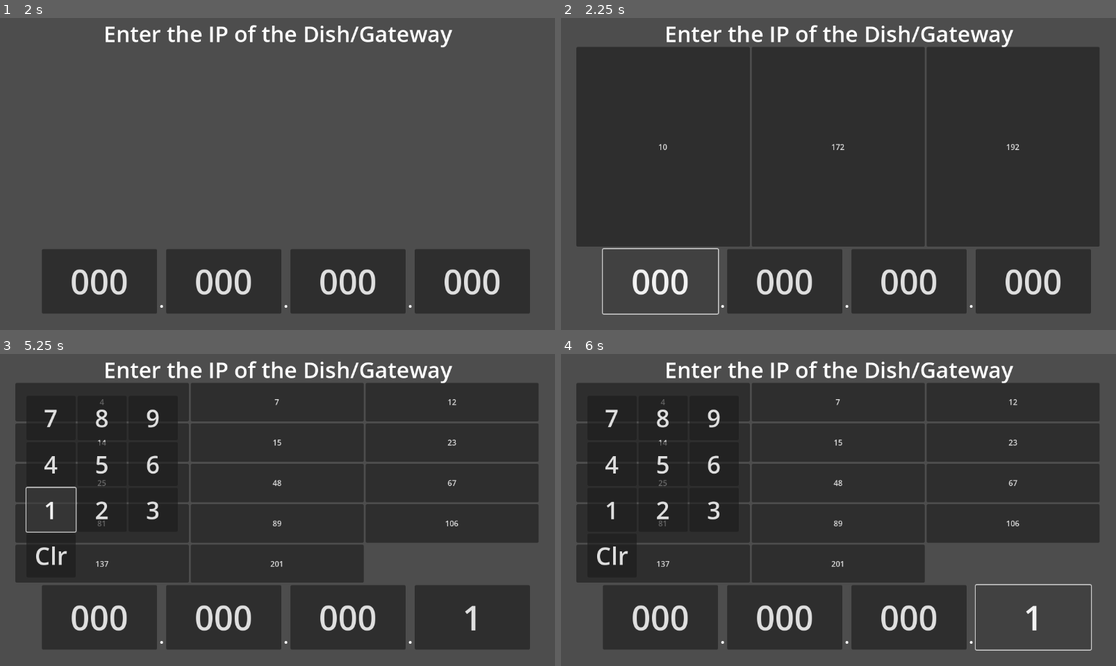
Above: before the commit, frames 1-4 (two rows, left to right).
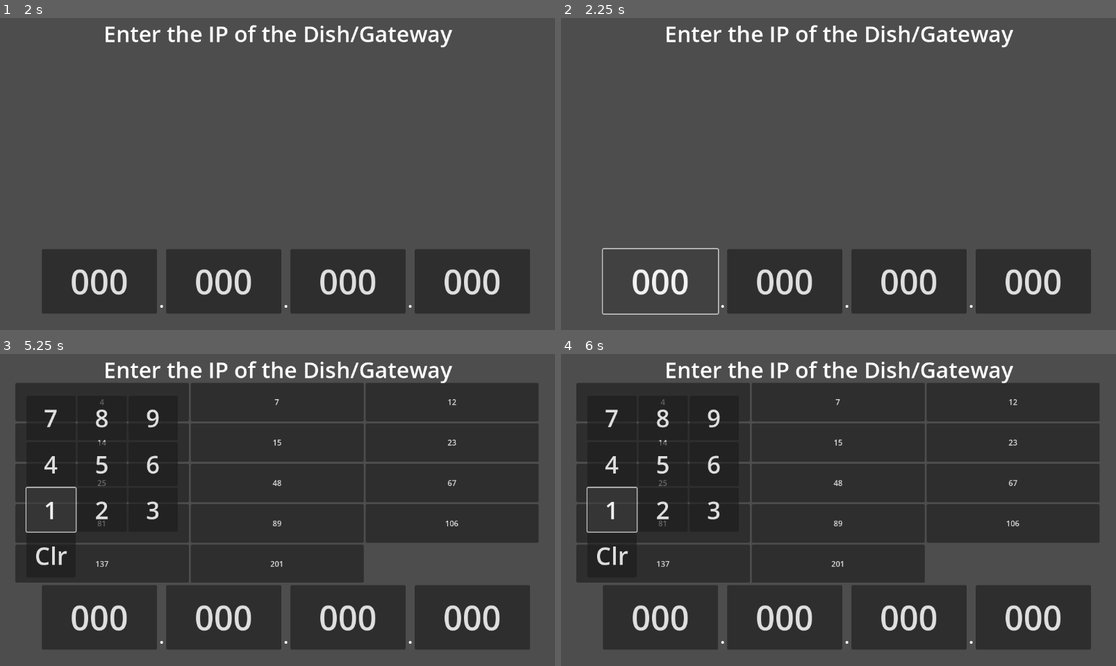
Above: after the commit, the same moments.

Repository: mwpaulsen86/GoDish
Game: Godot game, scene res://MainMenu.tscn
Same seed, same stepped clock (60 frames per second), same inputs: the game is played once before the commit and once after it.
Inputs:
- Up to frame 1 (2 s): click "Set IP" at 0.5 s; click "Known" at 1.25 s
- Up to frame 2 (2.25 s): click "000" at 2 s
- Up to frame 3 (5.25 s): click "000" at 2.75 s; click "000" at 3.5 s; click "000" at 4.25 s; click "1" at 5 s
- Up to frame 4 (6 s): click "1" at 5.75 s

Frame 1 is identical in both runs. In frame 2, 60% of the frame differs, in the area x 2-97%, y 9-74%; in frame 3, 0.4%; in frame 4, 0.8%.
Error after the commit: Invalid access to property or key 'text' on a base object of type 'null instance'. (res://SetIPFromConfig.gd:87)

Commit message:
Getting number from octet position string

Diff:
--- a/SetIPFromConfig.gd
+++ b/SetIPFromConfig.gd
@@ -8,6 +8,11 @@
 	for button in NumPad.get_children():
 		button.connect("pressed", Callable(self,"_on_numpad_button_pressed").bind(button.text))
 	NumPad.visible = false
+	var octetBoxes = get_node("MarginContainer/HBoxContainer")
+	for octetBox in octetBoxes.get_children():
+		if octetBox.text != ".":
+			octetBox.connect("pressed", Callable(self, "_on_octet_pressed").bind(octetBox.get_name()))
+			print(octetBox.get_name())
 	pass # Replace with function body.
 
 
@@ -39,14 +44,14 @@
 
 func _on_octet_pressed(octetPos):
 	Global.currentOctetPos = octetPos
-
+	print(octetPos.right(1))
 	pass
 
-func _on_byte_1_pressed():
-	Global.currentOctetPos = "1"
-	_make_buttons_for_IP_blocks(Global.byte1nums, "1")
-	pass # Replace with function body.
-
+#func _on_byte_1_pressed():
+#	Global.currentOctetPos = "1"
+#	_make_buttons_for_IP_blocks(Global.byte1nums, "1")
+#	pass # Replace with function body.
+#
 
 
 func on_IP_block_button_pressed(octetVal, octetPos):
